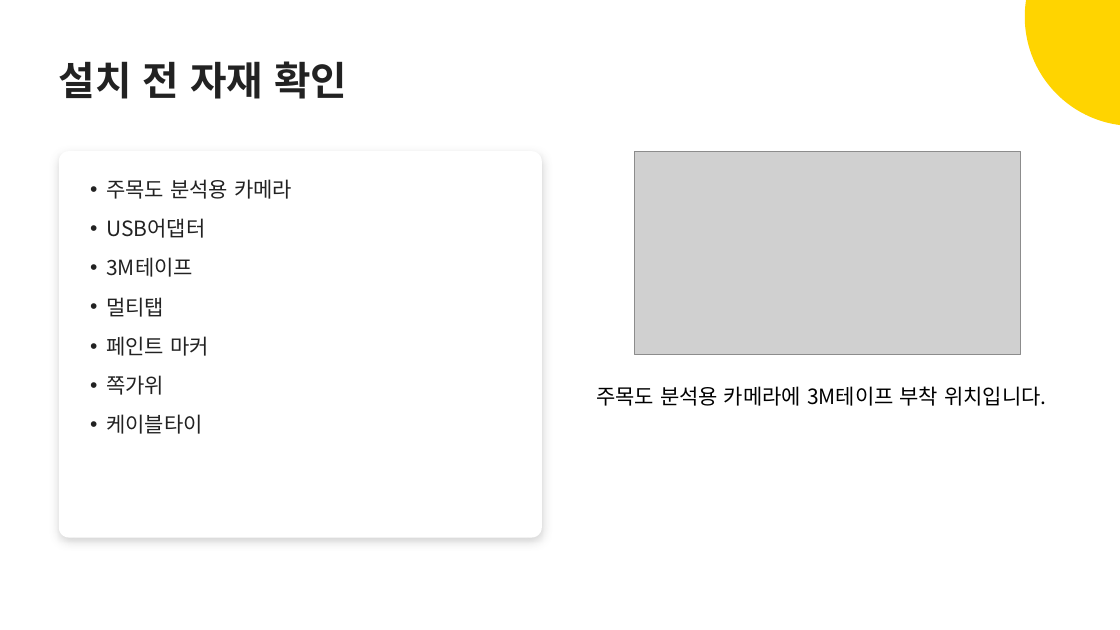
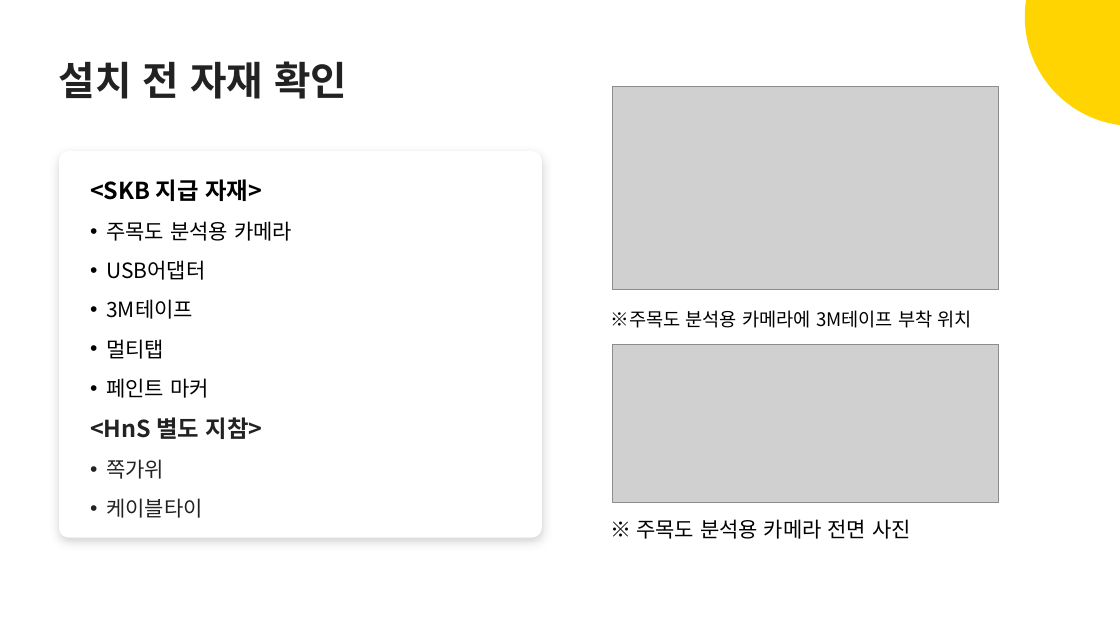
Before and after one commit to alsdn2947/ars, a slide deck: slide 3 of 이마트_AI카메라_설치매뉴얼.pptx. Drawn at 1120x630 pixels with LibreOffice and Linux fonts; fonts in the diff are those of the drawing; grey boxes stand for pictures. Boxes give left, top, right and bottom in pixels: in the first picture for what was removed or moved away, otherwise in the second. Text is boxed around its words. In the diff, an @@ line names an element or a change of style, - is before the commit and + after.

```diff
--- a/이마트_AI카메라_설치매뉴얼.pptx
+++ b/이마트_AI카메라_설치매뉴얼.pptx
@@ picture: place and size @@
-picture at (634,151,1021,355)
+picture at (613,87,999,290)
@@ text at (90,179,262,201): paragraph added @@
+<SKB 지급 자재>
@@ text at (106,221,292,398): text colour #222222 to #000000 in "주목도 분석용 카메라", "USB어댑터", "3M테이프", "멀티탭" and 1 more places @@
@@ text at (611,310,972,328): text changed; size 18 to 16 pt @@
-주목도 분석용 카메라에 3M테이프 부착 위치입니다.
+※주목도 분석용 카메라에 3M테이프 부착 위치
@@ picture added at (613,344,999,502) @@
@@ text at (90,417,263,439): paragraph added @@
+<HnS 별도 지참>
@@ text added at (636,519,911,539), 18 pt, text #000000 @@
+※ 주목도 분석용 카메라 전면 사진
```
Also in this commit, not shown: 1 other slide changed, 1 other file.
